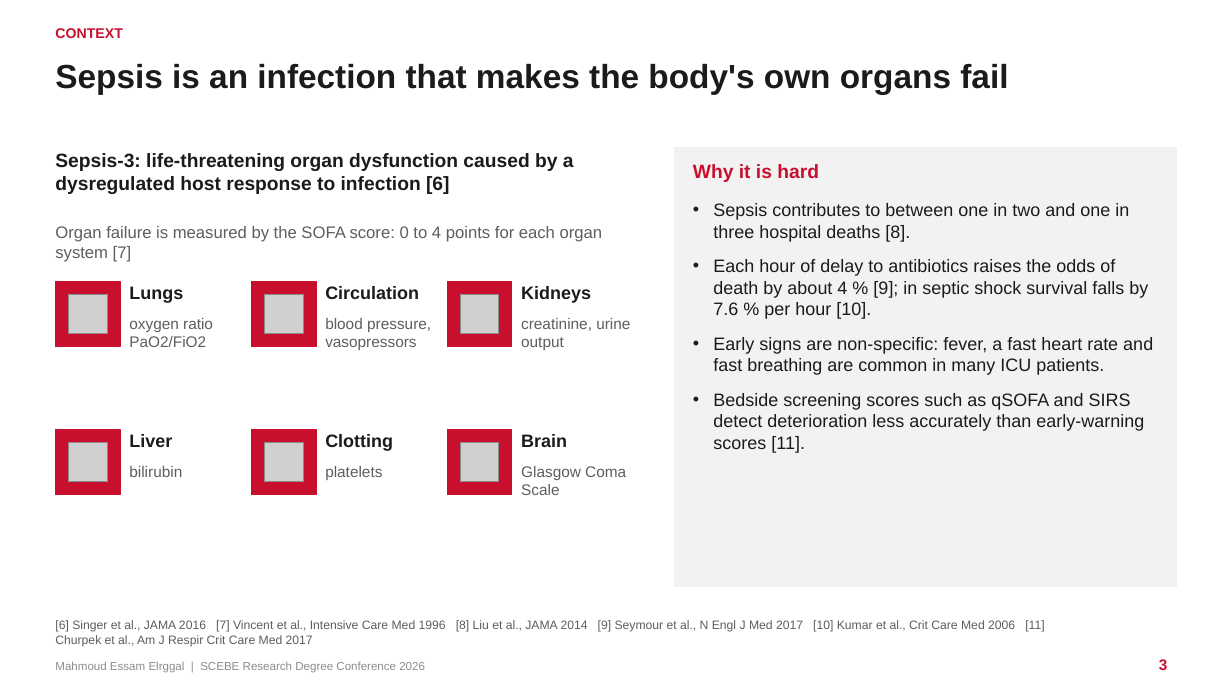
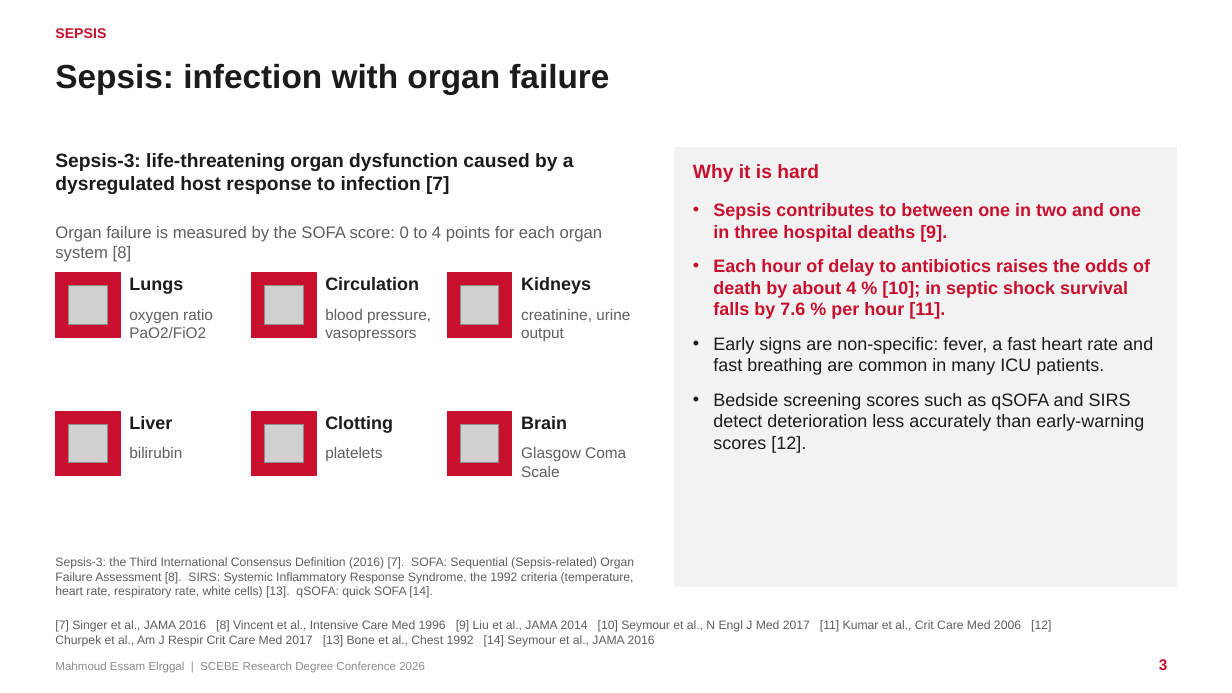
Before and after one commit to mahmoudddj/datasciencecoursera1, a slide deck: slide 3 of dev/presentation/Elrggal_Mahmoud_SCEBE2026.pptx. Drawn at 1232x693 pixels with LibreOffice and Linux fonts; fonts in the diff are those of the drawing; grey boxes stand for pictures. Boxes give left, top, right and bottom in pixels: in the first picture for what was removed or moved away, otherwise in the second. Text is boxed around its words. In the diff, an @@ line names an element or a change of style, - is before the commit and + after.

```diff
--- a/dev/presentation/Elrggal_Mahmoud_SCEBE2026.pptx
+++ b/dev/presentation/Elrggal_Mahmoud_SCEBE2026.pptx
@@ text at [55,28,106,38]: text changed @@
-CONTEXT
+SEPSIS
@@ title at [55,64,609,95]: text changed @@
-Sepsis is an infection that makes the body's own organs fail
+Sepsis: infection with organ failure
@@ text at [55,153,574,194]: text changed @@
-Sepsis-3: life-threatening organ dysfunction caused by a dysregulated host response to infection [6]
+Sepsis-3: life-threatening organ dysfunction caused by a dysregulated host response to infection [7]
@@ text at [713,203,1150,319]: text changed; text colour #1B1B1B to #C8102E; bold on @@
-• Sepsis contributes to between one in two and one in three hospital deaths [8].
-• Each hour of delay to antibiotics raises the odds of death by about 4 % [9]; in septic shock survival falls by 7.6 % per hour [10].
+• Sepsis contributes to between one in two and one in three hospital deaths [9].
+• Each hour of delay to antibiotics raises the odds of death by about 4 % [10]; in septic shock survival falls by 7.6 % per hour [11].
@@ text at [55,226,603,262]: text changed @@
-Organ failure is measured by the SOFA score: 0 to 4 points for each organ system [7]
+Organ failure is measured by the SOFA score: 0 to 4 points for each organ system [8]
@@ 6 texts, 3 pictures, 3 rectangles: place and size @@
-6 texts, 3 pictures, 3 rectangles at [55,282,630,350]
+6 texts, 3 pictures, 3 rectangles at [55,273,630,341]
@@ 6 texts, 3 pictures, 3 rectangles: place and size @@
-6 texts, 3 pictures, 3 rectangles at [55,430,626,495]
+6 texts, 3 pictures, 3 rectangles at [55,411,626,477]
@@ text at [713,393,1144,453]: text changed @@
-• Bedside screening scores such as qSOFA and SIRS detect deterioration less accurately than early-warning scores [11].
+• Bedside screening scores such as qSOFA and SIRS detect deterioration less accurately than early-warning scores [12].
@@ text added at [55,557,634,598], 9.5 pt, text #5E5E5E @@
+Sepsis-3: the Third International Consensus Definition (2016) [7]. SOFA: Sequential (Sepsis-related) Organ Failure Assessment [8]. SIRS: Systemic Inflammatory Response Syndrome, the 1992 criteria (temperature, heart rate, respiratory rate, white cells) [13]. qSOFA: quick SOFA [14].
@@ text at [55,620,1051,647]: text changed @@
-[6] Singer et al., JAMA 2016 [7] Vincent et al., Intensive Care Med 1996 [8] Liu et al., JAMA 2014 [9] Seymour et al., N Engl J Med 2017 [10] Kumar et al., Crit Care Med 2006 [11] Churpek et al., Am J Respir Crit Care Med 2017
+[7] Singer et al., JAMA 2016 [8] Vincent et al., Intensive Care Med 1996 [9] Liu et al., JAMA 2014 [10] Seymour et al., N Engl J Med 2017 [11] Kumar et al., Crit Care Med 2006 [12] Churpek et al., Am J Respir Crit Care Med 2017 [13] Bone et al., Chest 1992 [14] Seymour et al., JAMA 2016
```
Also in this commit, not shown: 24 other slides changed, 3 slides added, 1 slide removed, 3 other files.
